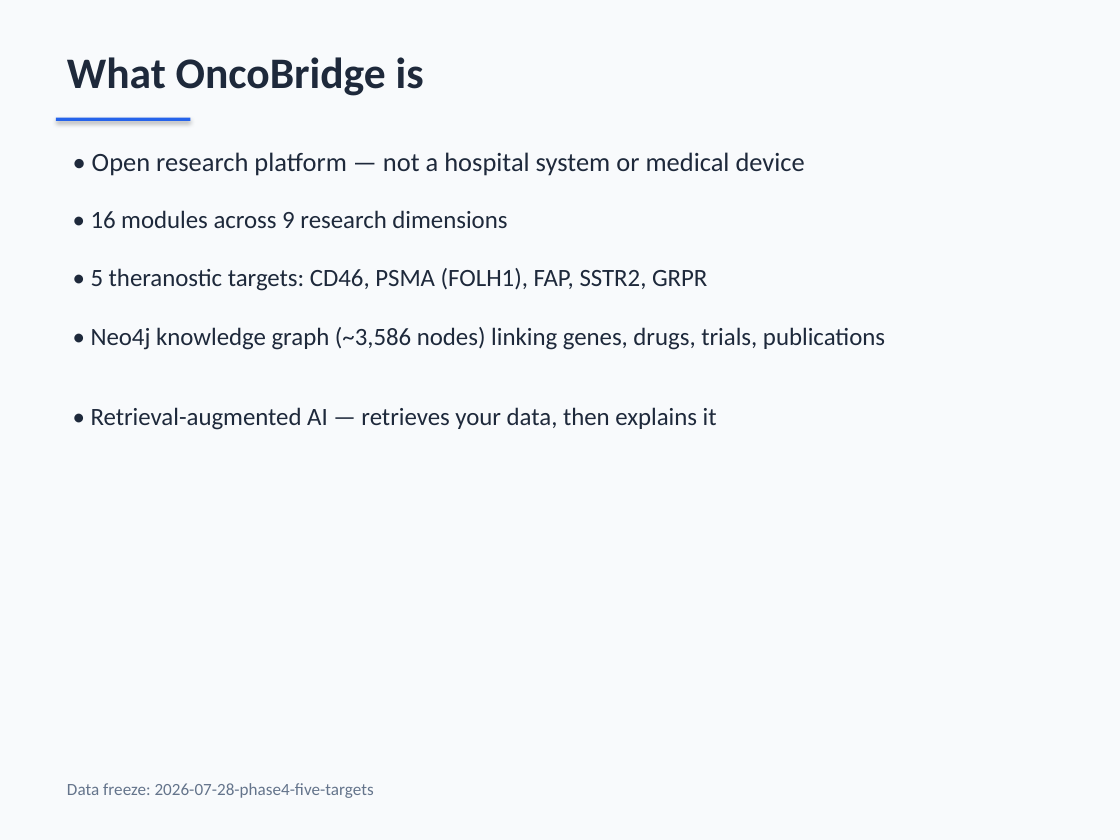
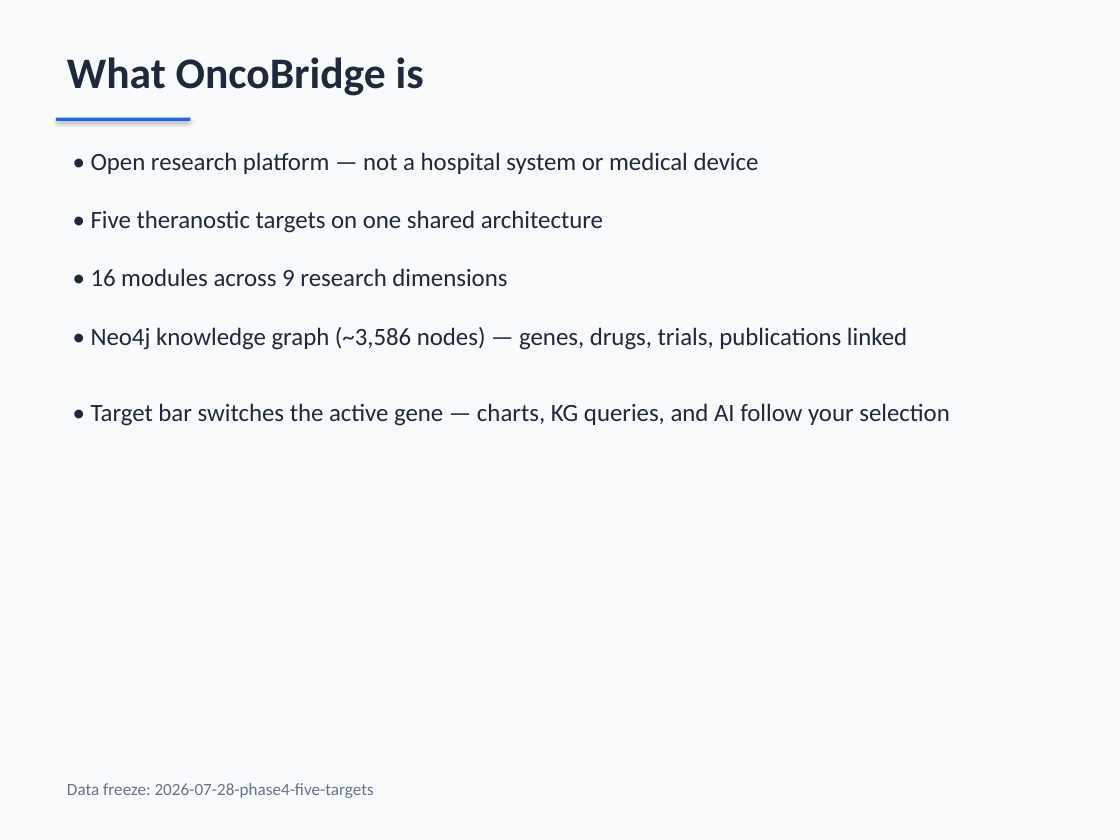
Before and after one commit to eurth/cd46-precision-medicine-platform, a slide deck: slide 3 of reports/OncoBridge_Demo_Presentation.pptx. Drawn at 1120x840 pixels with LibreOffice and Linux fonts; fonts in the diff are those of the drawing. Boxes give left, top, right and bottom in pixels: in the first picture for what was removed or moved away, otherwise in the second. Text is boxed around its words. In the diff, an @@ line names an element or a change of style, - is before the commit and + after.

Commit message:
Rebalance demo docs and PPT for equal five-target positioning.

```diff
--- a/reports/OncoBridge_Demo_Presentation.pptx
+++ b/reports/OncoBridge_Demo_Presentation.pptx
@@ text "• Open research platform — ..." at [91,152,759,174]: size 17 to 16 pt @@
@@ text added at [91,210,603,233], 16 pt, text #1E293B @@
+• Five theranostic targets on one shared architecture
@@ text "• 16 modules across 9 ...": place and size @@
-text "• 16 modules across 9 ..." at [91,210,507,228]
+text "• 16 modules across 9 ..." at [91,268,507,286]
@@ text removed at [91,268,707,291] @@
-• 5 theranostic targets: CD46, PSMA (FOLH1), FAP, SSTR2, GRPR
@@ text at [91,327,907,350]: text changed @@
-• Neo4j knowledge graph (~3,586 nodes) linking genes, drugs, trials, publications
+• Neo4j knowledge graph (~3,586 nodes) — genes, drugs, trials, publications linked
@@ text at [91,403,950,426]: text changed @@
-• Retrieval-augmented AI — retrieves your data, then explains it
+• Target bar switches the active gene — charts, KG queries, and AI follow your selection
```
Also in this commit, not shown: 11 other slides changed, 1 slide added, 1 slide removed, 5 other files.
